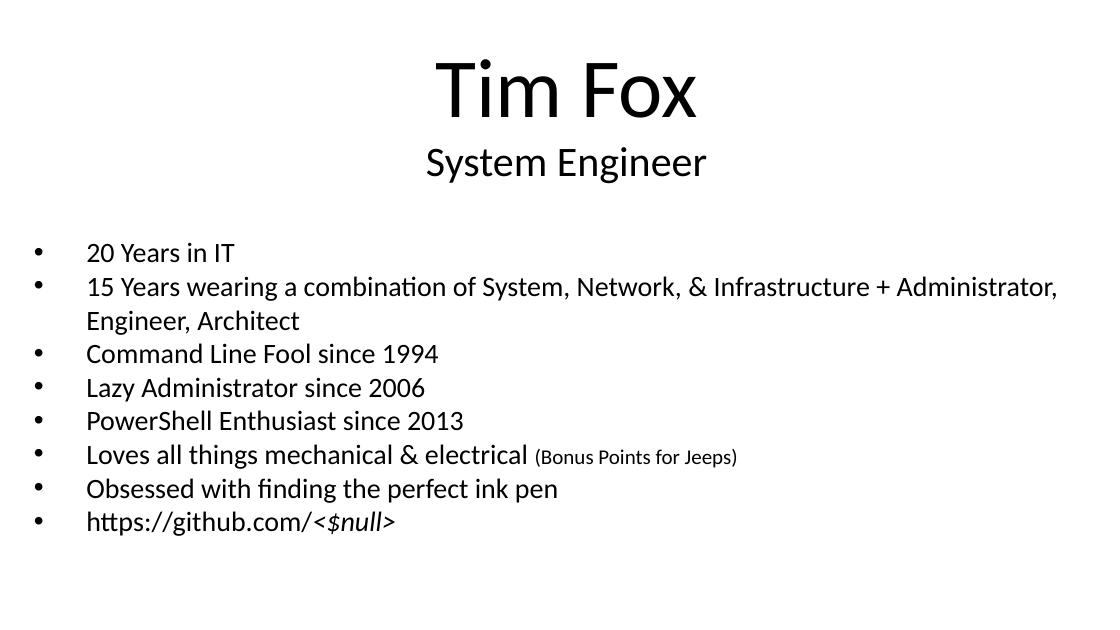
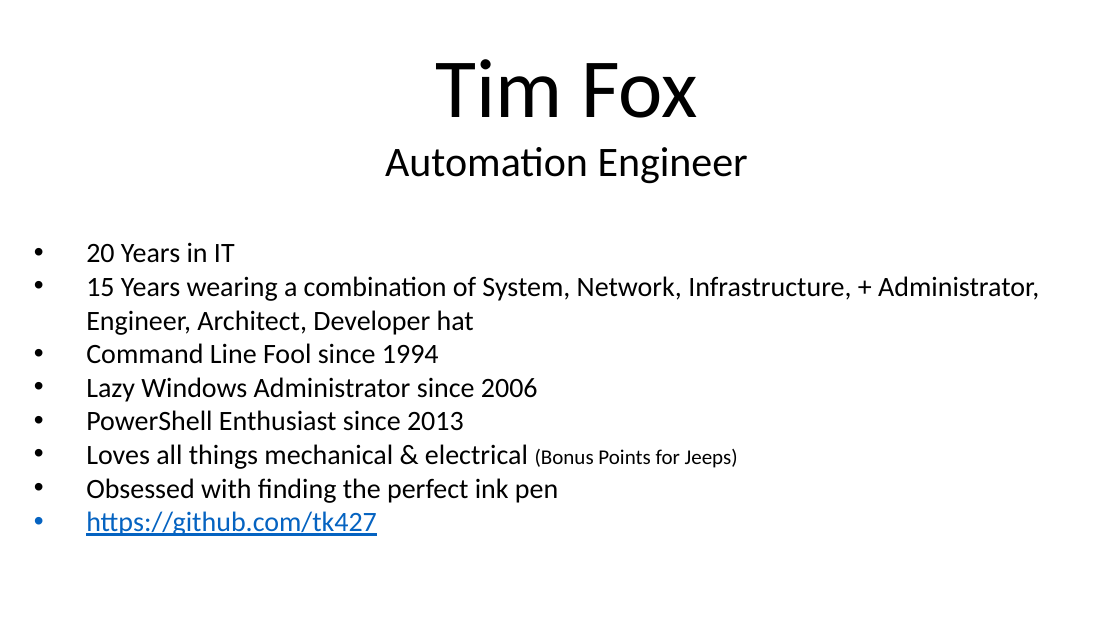
Before and after one commit to tk427/Non-Code, a slide deck: slide 2 of PowerShell/PowerShell_DogFood.pptx. Drawn at 1120x630 pixels with LibreOffice and Linux fonts; fonts in the diff are those of the drawing; background and template pictures are left out. Boxes give left, top, right and bottom in pixels: in the first picture for what was removed or moved away, otherwise in the second. Text is boxed around its words. In the diff, an @@ line names an element or a change of style, - is before the commit and + after.

```diff
--- a/PowerShell/PowerShell_DogFood.pptx
+++ b/PowerShell/PowerShell_DogFood.pptx
@@ text at bbox=[385, 147, 748, 184]: text changed @@
-System Engineer
+Automation Engineer
@@ text at bbox=[86, 276, 1039, 335]: text changed @@
-• 15 Years wearing a combination of System, Network, & Infrastructure + Administrator, Engineer, Architect
+• 15 Years wearing a combination of System, Network, Infrastructure, + Administrator, Engineer, Architect, Developer hat
@@ text at bbox=[86, 377, 538, 402]: text changed @@
-• Lazy Administrator since 2006
+• Lazy Windows Administrator since 2006
@@ text at bbox=[86, 511, 377, 536]: text changed; text colour #000000 to #0563C1 @@
-• https://github.com/<$null>
+• https://github.com/tk427
```
Also in this commit, not shown: 12 other slides changed, 10 slides added.
